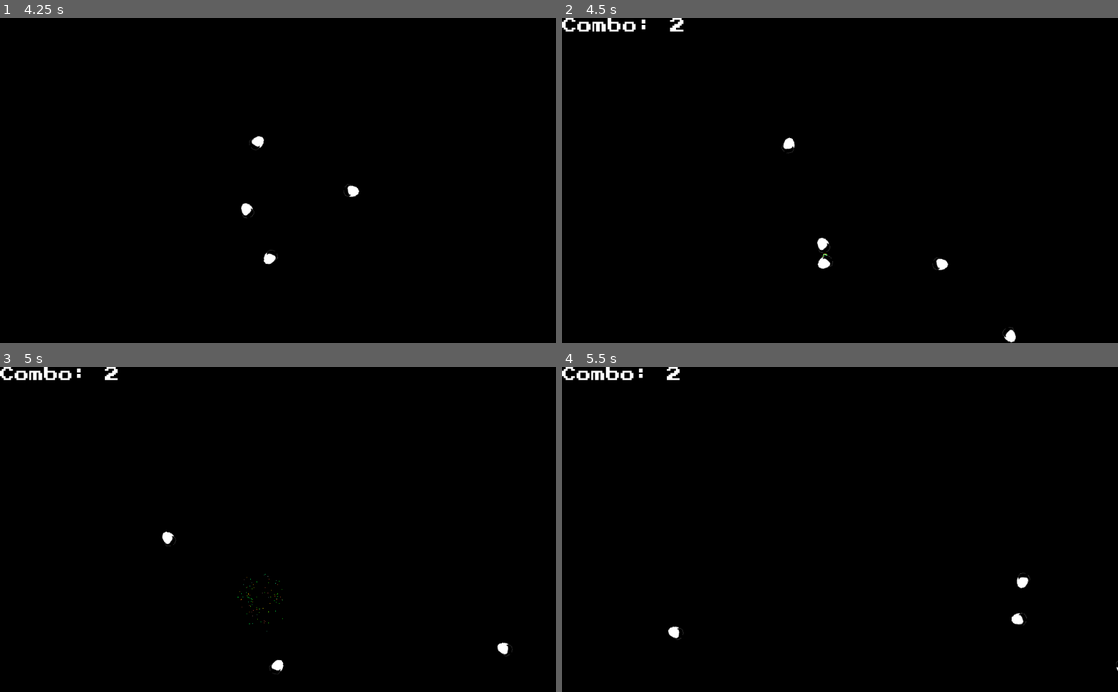
Above: before the commit, frames 1-4 (two rows, left to right).
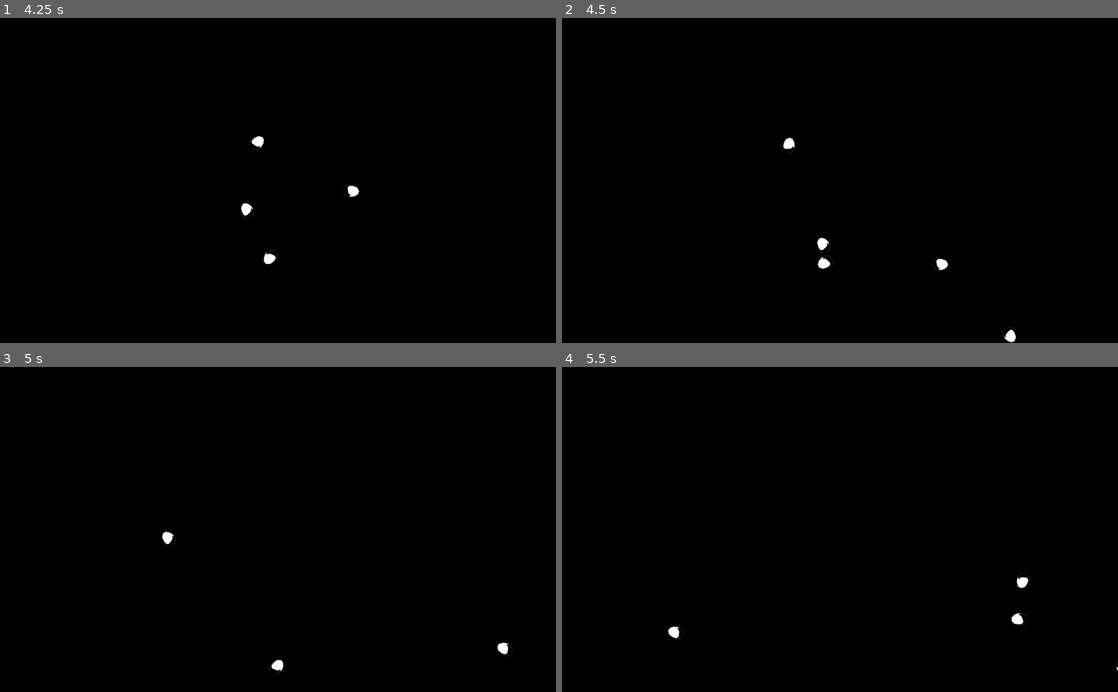
Above: after the commit, the same moments.

Repository: Apprehentice/SlickEmotes
Game: Godot game, scene res://scenes/Main.tscn
Same seed, same stepped clock (60 frames per second), same inputs: the game is played once before the commit and once after it. Sound files missing from this copy of the repository are replaced by a short silence.
Inputs (mouse positions are in pixels of both pictures, inside the frame that each line leads up to):
- Up to frame 1 (4.25 s): tap Enter at 0.5 s; move the mouse to (400, 164) at 0.52 s; click (400, 164) at 0.67 s; move the mouse to (166, 196) at 1.27 s; click (166, 196) at 1.42 s; move the mouse to (333, 109) at 2.02 s; click (333, 109) at 2.17 s; move the mouse to (250, 245) at 2.77 s; click (250, 245) at 2.92 s; move the mouse to (444, 229) at 3.52 s; click (444, 229) at 3.67 s
- Up to frame 2 (4.5 s): move the mouse to (673, 131) at 4.27 s; click (673, 131) at 4.42 s
- Up to frame 3 (5 s): no input
- Up to frame 4 (5.5 s): move the mouse to (867, 529) at 5.02 s; click (867, 529) at 5.17 s

Frame 1 is identical in both runs. In frame 2, 0.4% of the frame differs, in the area x 0-48%, y 0-74%; in frame 3, 0.4%; in frame 4, 0.4%.

Commit message:
Default to party off

Diff:
--- a/scenes/Main.gd
+++ b/scenes/Main.gd
@@ -7,7 +7,7 @@
 onready var clear_callback : JavaScriptObject = JavaScript.create_callback(self, "clear_emotes")
 onready var combo_container = $CanvasLayer/VBoxContainer/ComboContainer
 
-export var party : bool = true
+export var party : bool = false
 
 var combo : int = 0
 var emote_queue : Array = []
